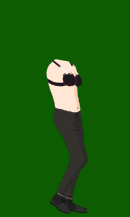
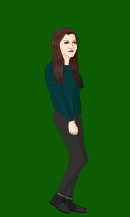
Layers edited between the first and the second 130 × 217 image:
showed "Hair.png-Kopie" over box(51, 27, 85, 89)
showed "Eyes.png-Kopie" over box(63, 40, 78, 45)
showed "Brows.png-Kopie" over box(63, 39, 77, 42)
showed "Mouth.png-Kopie" over box(67, 50, 75, 53)
showed "Nose.png-Kopie" over box(68, 41, 74, 50)
showed "Head.png-Kopie" over box(52, 29, 78, 66)
showed "RightArmSweater.png-Kopie" over box(50, 63, 75, 123)
showed "RightArm.png-Kopie" over box(50, 63, 75, 123)
showed "RightHand.png-Kopie" over box(68, 121, 79, 135)
showed "Sweater.png-Kopie" over box(44, 61, 83, 115)
painted on "PearlChainBra.png-Kopie" over box(64, 81, 82, 85)